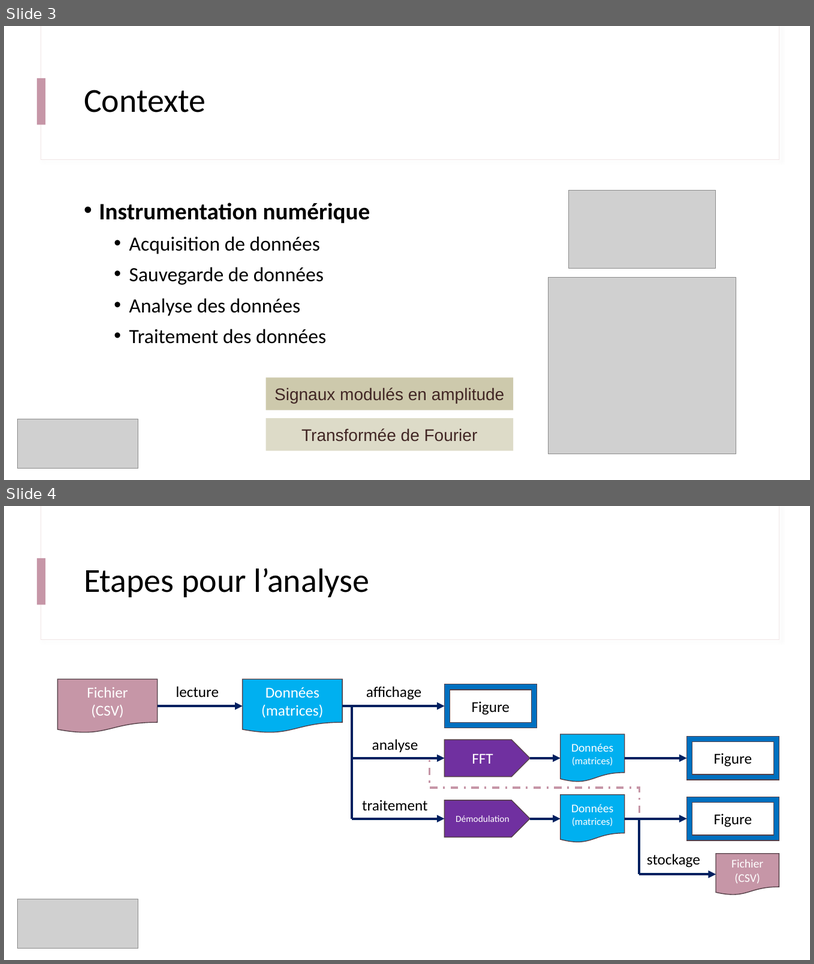
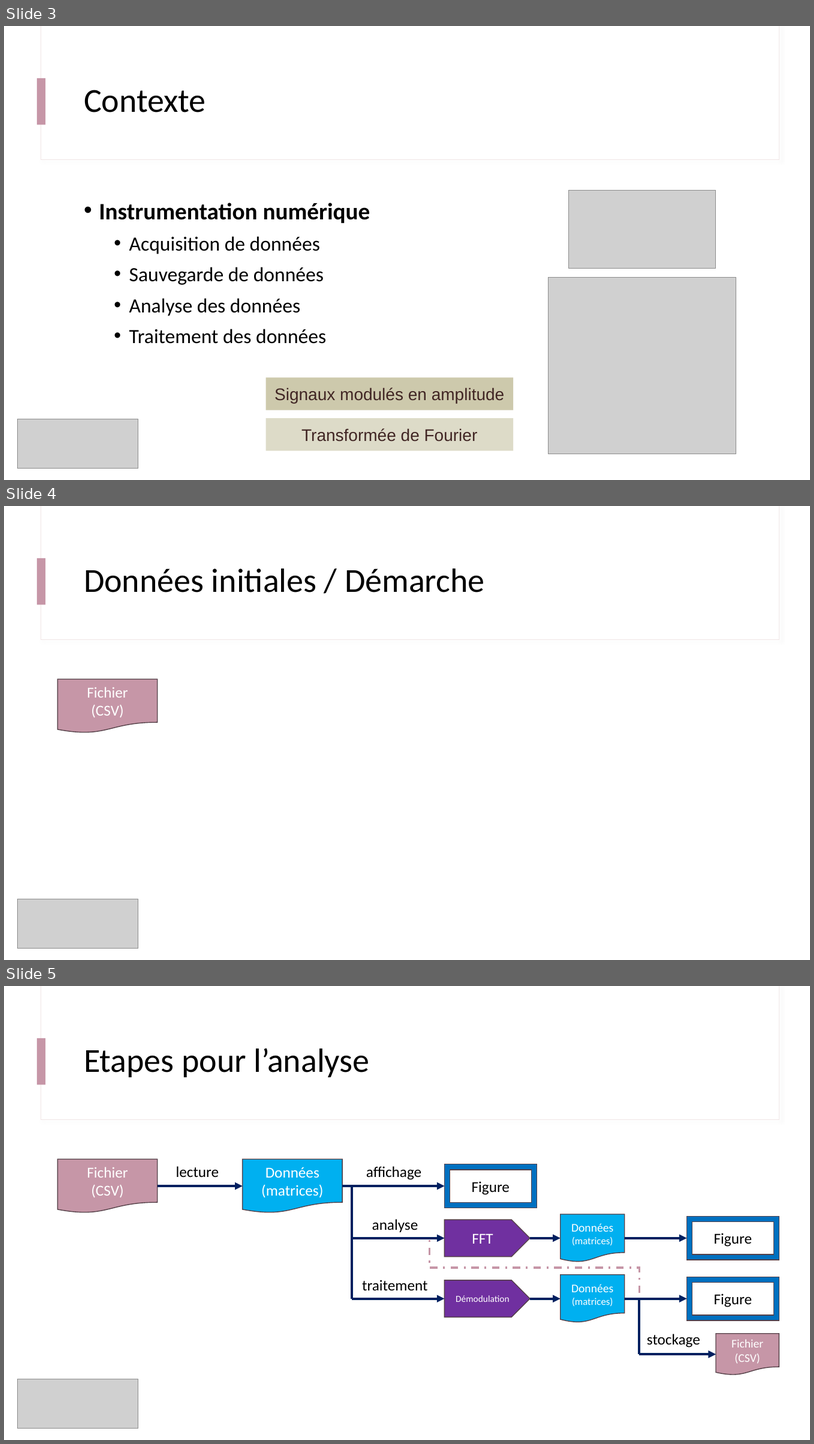
Before and after one commit to IOGS-Digital-Methods/semester-5, a slide deck: ONIP/onip_b3_traitement_1D/B3_0_Deroulement.pptx. Shown one above the other, each under a label of ours: slides 3 and 4 before the commit, slides 3, 4 and 5 after it. The pictures are 814x964 and 814x1444 pixels, drawn with LibreOffice and Linux fonts; fonts in the diff are those of the drawing; grey boxes stand for pictures. Boxes give left, top, right and bottom in pixels: in the first picture for what was removed or moved away, otherwise in the second. Text is boxed around its words. In the diff, an @@ line names an element or a change of style, - is before the commit and + after.

```diff
--- a/ONIP/onip_b3_traitement_1D/B3_0_Deroulement.pptx
+++ b/ONIP/onip_b3_traitement_1D/B3_0_Deroulement.pptx
@@ slide 4 added at (4, 506, 810, 960), background #FFFFFF; not listed: 3 template elements that a slide beside it also shows @@
@@ title added at (84, 568, 485, 592), 40 pt, text #000000 @@
+Données initiales / Démarche
@@ flow chart document added at (58, 679, 158, 733), fill #C696A7, outline #574249 1 pt, 18 pt, text #FFFFFF @@
+Fichier
+(CSV)
@@ picture added at (17, 898, 138, 948) @@
@@ what was slide 4 is now slide 5 @@
```
Also in this commit, not shown: 3 slides changed, 26 other files.
